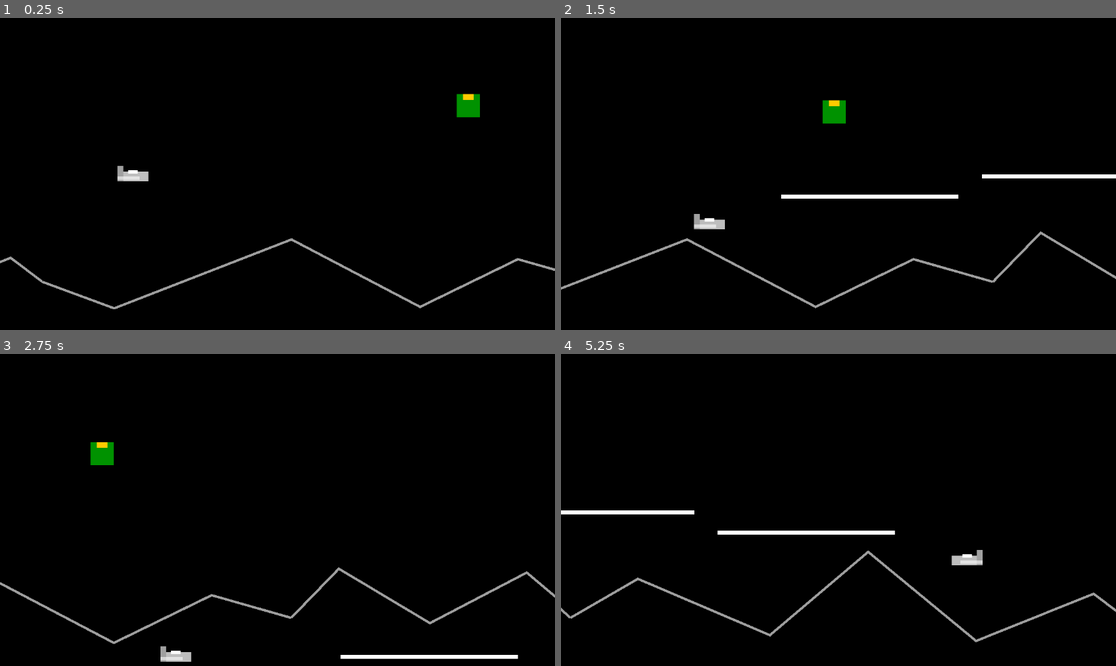
Above: before the commit, frames 1-4 (two rows, left to right).
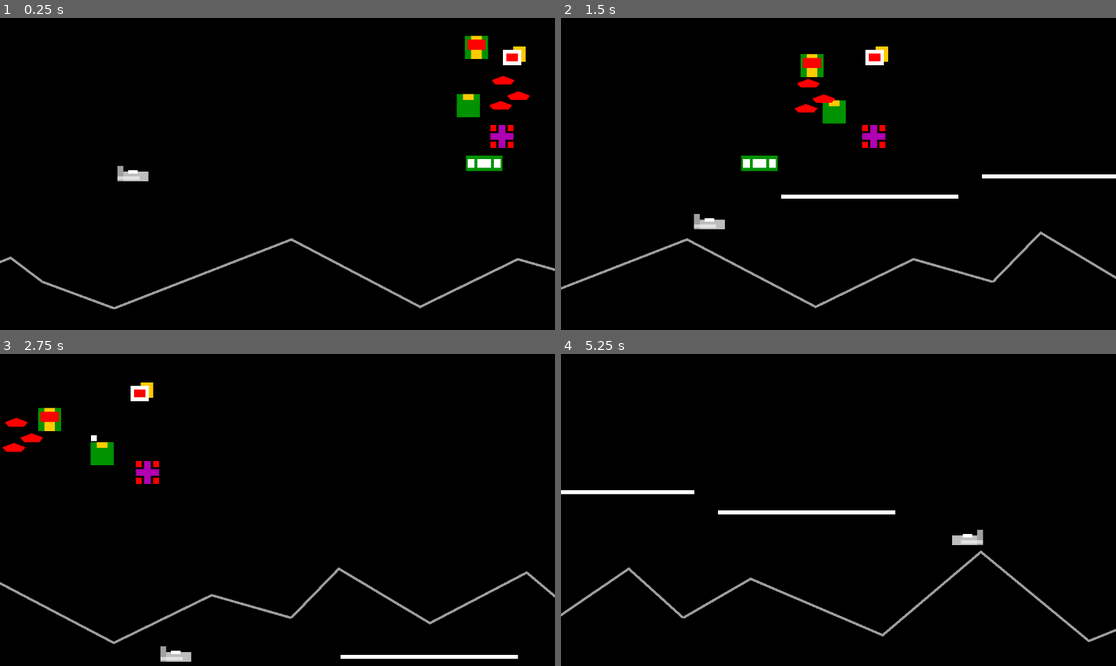
Above: after the commit, the same moments.

Repository: Toxe/godot-defender-clone
Game: Godot game, scene res://scenes/levels/main.tscn
The game is run twice, just before and just after one commit, with the same random seed, the same clock (stepped at 60 frames per second) and the same inputs.
Inputs:
- Up to frame 1 (0.25 s): no input
- Up to frame 2 (1.5 s): hold Right (move_right) 0.53-1.28 s; tap Space (fire) at 0.6, 1.35 s; hold Down (move_down) from 1.28 s (still down)
- Up to frame 3 (2.75 s): release Down (move_down) at 2.03 s; hold Right (move_right) from 2.03 s (still down); tap Space (fire) at 2.1 s
- Up to frame 4 (5.25 s): release Right (move_right) at 2.78 s; hold Up (move_up) 2.78-3.53 s; tap Space (fire) every 0.75 s from 2.85 to 5.1 s; hold Left (move_left) 3.53-5.03 s; hold Down (move_down) from 5.03 s (still down)

The runs differ from the first frame. In frame 1, 1.4% of the frame differs, in the area x 83-96%, y 5-50%; in frame 2, 1.4%; in frame 3, 1.1%; in frame 4, 3.9%, in the area x 0-100%, y 43-93%.

Commit message:
Add all new enemies to the main level

Diff:
--- a/G01_Defender/scenes/levels/main.tscn
+++ b/G01_Defender/scenes/levels/main.tscn
@@ -6,6 +6,11 @@
 [ext_resource type="PackedScene" uid="uid://dyw4myjc24fl0" path="res://scenes/levels/level_chunk_02.tscn" id="3_yhscp"]
 [ext_resource type="PackedScene" uid="uid://b5d5us5gsw7ej" path="res://scenes/levels/level_chunk_03.tscn" id="4_3w2cb"]
 [ext_resource type="PackedScene" uid="uid://u6fj8vy2f1oe" path="res://scenes/enemies/lander.tscn" id="7_1s4ej"]
+[ext_resource type="PackedScene" uid="uid://b04um8wjch62q" path="res://scenes/enemies/mutant.tscn" id="7_42i7q"]
+[ext_resource type="PackedScene" uid="uid://bowkvlw8hl5ej" path="res://scenes/enemies/swarmer.tscn" id="8_cj6we"]
+[ext_resource type="PackedScene" uid="uid://dd0hlvdakdx6j" path="res://scenes/enemies/baiter.tscn" id="9_6enpe"]
+[ext_resource type="PackedScene" uid="uid://cecxlt77ef7sj" path="res://scenes/enemies/bomber.tscn" id="10_qpd2k"]
+[ext_resource type="PackedScene" uid="uid://bbf0qkjn70x4n" path="res://scenes/enemies/pod.tscn" id="11_rbwa7"]
 
 [node name="Main" type="Node"]
 script = ExtResource("1_gi007")
@@ -26,4 +31,25 @@
 [node name="Lander" parent="." instance=ExtResource("7_1s4ej")]
 position = Vector2(897, 180)
 
+[node name="Mutant" parent="." instance=ExtResource("7_42i7q")]
+position = Vector2(926, 54)
+
+[node name="Swarmer1" parent="." instance=ExtResource("8_cj6we")]
+position = Vector2(994, 128)
+
+[node name="Swarmer2" parent="." instance=ExtResource("8_cj6we")]
+position = Vector2(1026, 160)
+
+[node name="Swarmer3" parent="." instance=ExtResource("8_cj6we")]
+position = Vector2(989, 180)
+
+[node name="Baiter" parent="." instance=ExtResource("9_6enpe")]
+position = Vector2(967, 302)
+
+[node name="Bomber" parent="." instance=ExtResource("10_qpd2k")]
+position = Vector2(989, 82)
+
+[node name="Pod" parent="." instance=ExtResource("11_rbwa7")]
+position = Vector2(964, 246)
+
 [connection signal="player_killed" from="Player" to="." method="_on_player_player_killed"]
Not shown: 1 places in G01_Defender/scenes/levels/main.tscn that only renumber resources
